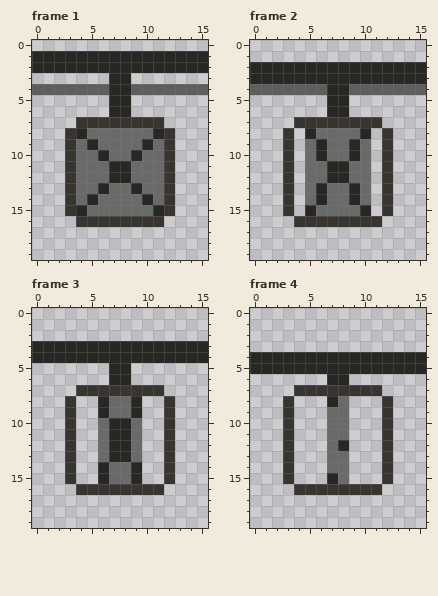
Pixel-art file -- Assets/Sprites/Puzzle/Switch.aseprite. Above: the version before the commit.
16x20 pixels, 7 frames. Colours within 5 levels of each other are drawn and written as one. Shown: frame 1, frame 2, frame 3, frame 4. The commit also changed other frames, which this record leaves out.
The same view after the edit:
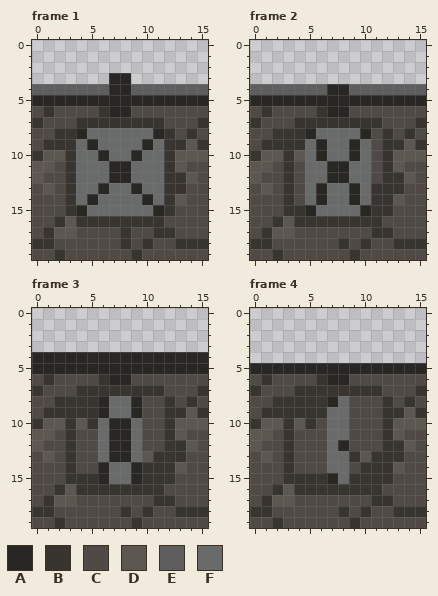
Palette (. is transparent): A #292724  B #383531  C #4f4a45  D #5c5751  E #5e5e5e  F #696a6a
The edit:
layer "Layer 1" now shown
Changed rows in their new state; - is an unchanged pixel.
Frame 1, layers "Layer 2", "Layer 1":
first column x 0:
 1 ................
 2 ................
 5 AAAAAAA--AAAAAAA
 6 CBCCCCB--CCCCCCC
 7 BCCC--------CCCB
 8 CCB----------CBC
 9 CBB----------BDB
10 BDD----------DDD
11 DDC----------DCC
12 DCC----------BDC
13 CDC----------BCC
14 CCC----------DCC
15 CCC----------CCC
16 CCBD--------CCCC
17 CBDDCCCCBCCBBCCC
18 BBCCCCCCBCBCCBBB
19 CCBCCCCCCBCCCCCC
Frame 2, layers "Layer 2", "Layer 1":
first column x 0:
 2 ................
 3 ................
 5 AAAAAAA--AAAAAAA
 6 CBCCCCB--CCCCCCC
 7 BCCC--------CCCB
 8 CCB-B------C-CBC
 9 CBB-B------C-BDB
10 BDD-D------C-DDD
11 DDC-C------C-DCC
12 DCC-C------C-BDC
13 CDC-C------B-BCC
14 CCC-C------B-DCC
15 CCC-B------B-CCC
16 CCBD--------CCCC
17 CBDDCCCCCCCBBCCC
18 BBCCCCCCBCBCCBBB
19 CCBCCCCCCBCCCCCC
Frame 3, layers "Layer 2", "Layer 1":
first column x 0:
 3 ................
 5 AAAAAAA--AAAAAAA
 6 CBCCCCB--CCCCCCC
 7 BCCC--------CCCB
 8 CCB-BB----CC-CBC
 9 CBB-BB----CC-BDB
10 BDD-DB----CC-DDD
11 DDC-CC----CC-DCC
12 DCC-CC----CC-BDC
13 CDC-CC----DB-BCC
14 CCC-CC----BB-DCC
15 CCC-BB----BB-CCC
16 CCBD--------CCCC
17 CBDDCCCCCCCBBCCC
18 BBCCCCCCBCBCCBBB
19 CCBCCCCCCBCCCCCC
Frame 4, layers "Layer 2", "Layer 1":
first column x 0:
 4 ................
 6 CBCCCCB--CCCCCCC
 7 BCCC--------CCCB
 8 CCB-BBB--CCC-CBC
 9 CBB-BBB--CCC-BDB
10 BDD-DBC--CCC-DDD
11 DDC-CCC--CCC-DCC
12 DCC-CCC--CCC-BDC
13 CDC-CCC--BDB-BCC
14 CCC-CCC--CBB-DCC
15 CCC-BBB--BBB-CCC
16 CCBD--------CCCC
17 CBDDCCCCCCCBBCCC
18 BBCCCCCCBCBCCBBB
19 CCBCCCCCCBCCCCCC
Where, in picture pixels (left, top, right, bottom), the same in both pictures:
changed: (32, 51, 208, 260)
changed: (250, 62, 426, 260)
changed: (32, 341, 208, 528)
changed: (250, 352, 426, 528)
